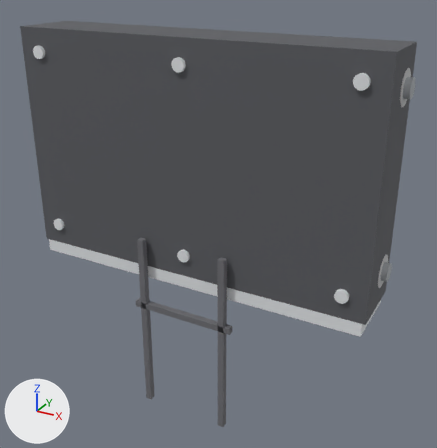
One commit to the glTF model viewer/data/models/trappist_1.glb: the scene before it, then after it.
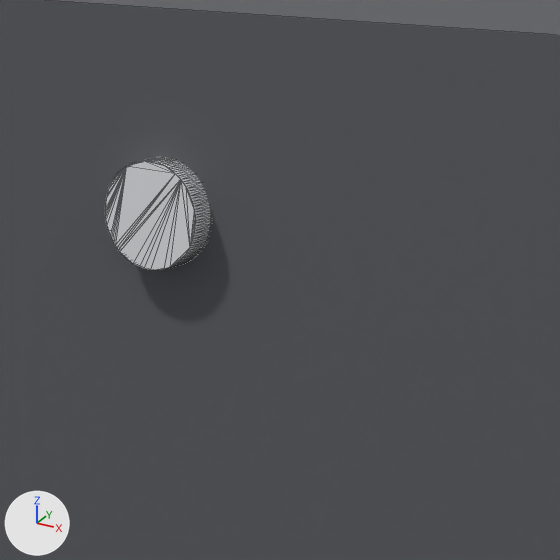
The first picture shows the older version from a camera (50 mm lens) standing at (87.5, -150.8, 53.7) and looking at (4.3, 0.4, -21.9). The close-ups show the older and then the newer version on the part from 36% to 53% of the width and 8% to 25% of the height of that picture. Only the edits that show in the close-ups are written down. Lighting does not change. The marker at lower left points along +X, +Y and +Z. The close-ups show mesh edges as thin lines.

The first close-up shows 'chassis', 'dt_screw_5'.
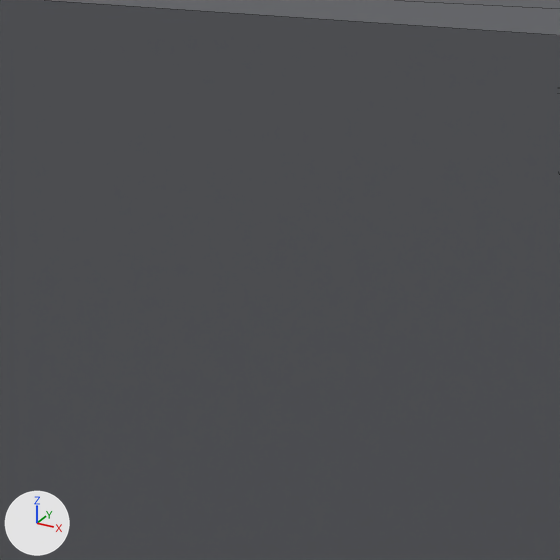
What differs and where, as boxes (x1, y1, x2, y2) in the close-ups (560 x 560 px):
'dt_screw_5', deleted
    before: (105, 157, 210, 270)

What the commit changed:
Object 'dt_screw_5' (ob_dt_screw_5) is deleted.
